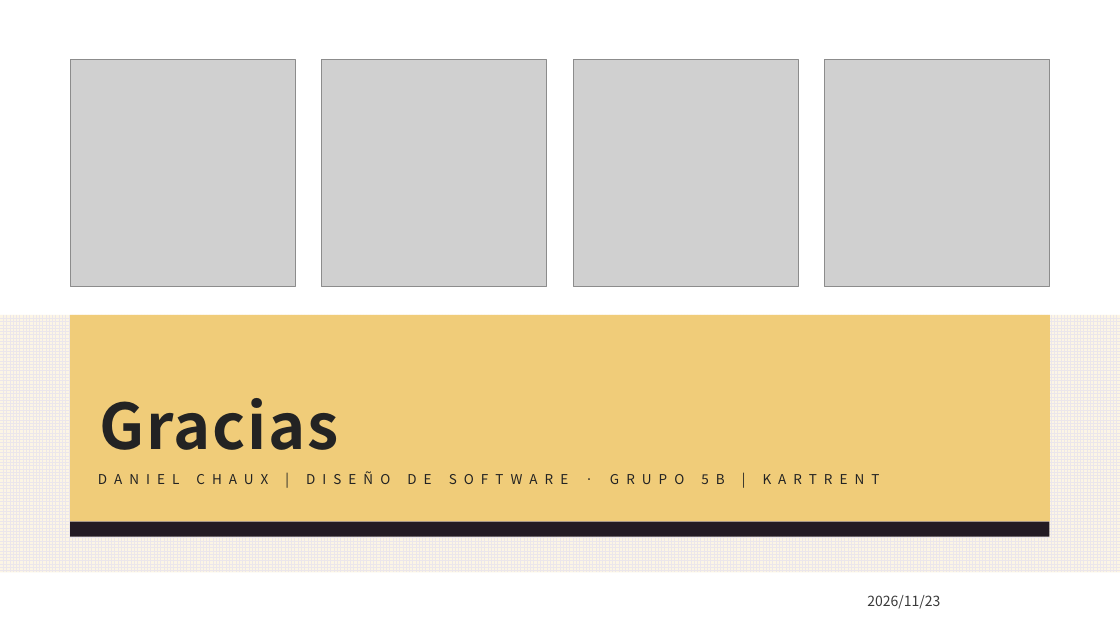
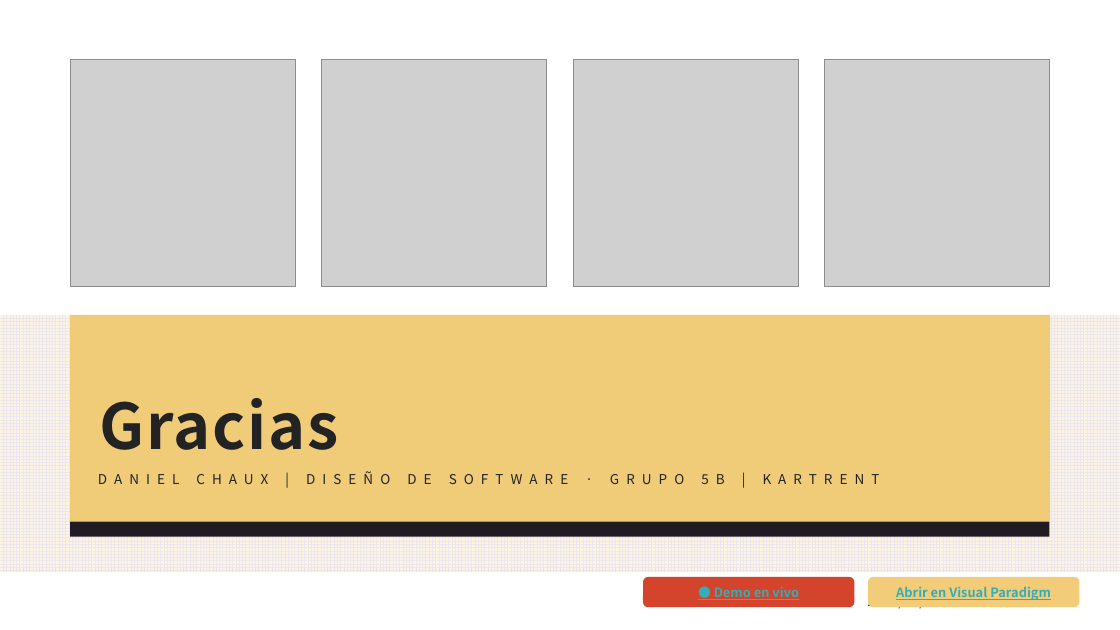
Before and after one commit to danielchauxgcampusucceduco/KartRent-Arquitectura, a slide deck: slide 7 of diapositivas/KartRent.pptx. Drawn at 1120x630 pixels with LibreOffice and Linux fonts; fonts in the diff are those of the drawing; grey boxes stand for pictures. Boxes give left, top, right and bottom in pixels: in the first picture for what was removed or moved away, otherwise in the second. Text is boxed around its words. In the diff, an @@ line names an element or a change of style, - is before the commit and + after.

Commit message:
Presentación animada, vista de desarrollo detallada y demo desplegada en Render

```diff
--- a/diapositivas/KartRent.pptx
+++ b/diapositivas/KartRent.pptx
@@ rounded rectangle added at bbox=[644, 577, 855, 607], fill #D4432C, 11 pt, text #34ADB6, bold, underline @@
+● Demo en vivo
@@ rounded rectangle added at bbox=[868, 577, 1080, 607], fill #F2CC78, 11 pt, text #34ADB6, bold, underline @@
+Abrir en Visual Paradigm
```
Also in this commit, not shown: 6 other slides changed, 9 other files.
